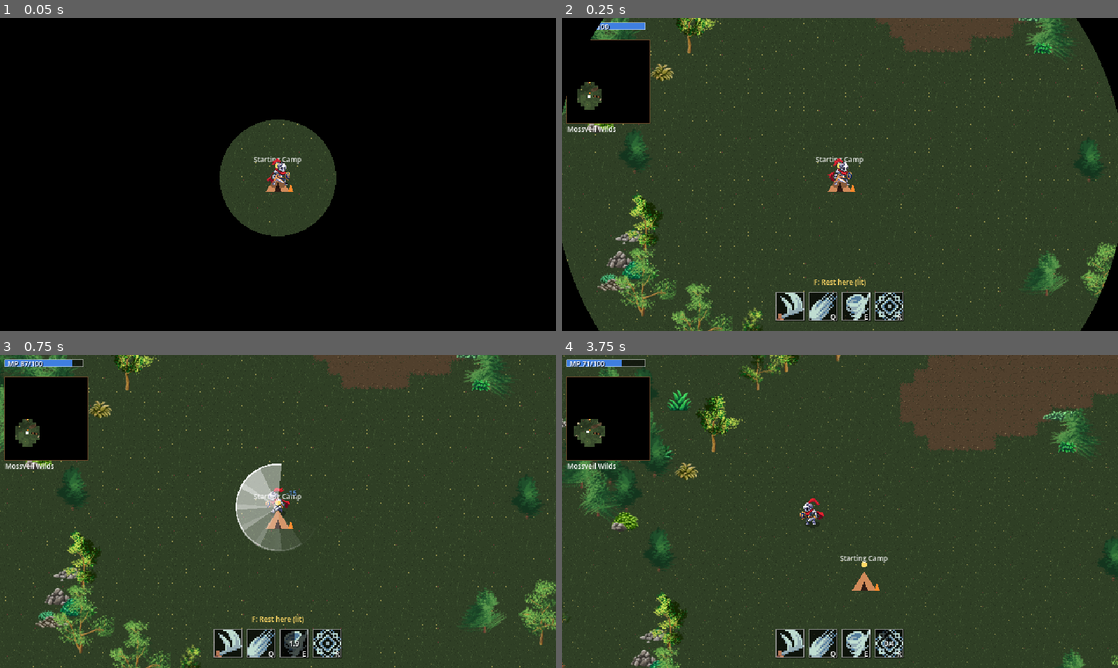
Above: before the commit, frames 1-4 (two rows, left to right).
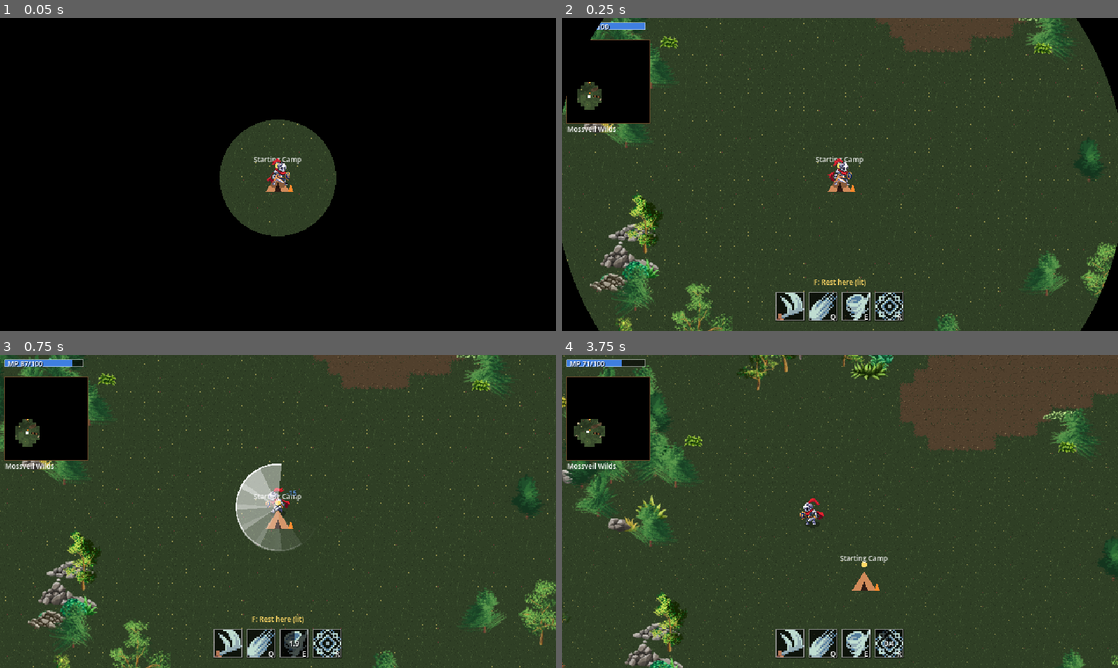
Above: after the commit, the same moments.

Repository: boki-io/game
Game: Godot game, scene res://scenes/overworld.tscn
Two runs of this game, one before a commit and one after it. Both use one fixed random seed, a clock stepped at 60 frames per second and the inputs below. This scene is started directly instead of the project's main scene.
Inputs (mouse positions are in pixels of both pictures, inside the frame that each line leads up to):
- Up to frame 1 (0.05 s): no input
- Up to frame 2 (0.25 s): no input
- Up to frame 3 (0.75 s): tap Enter (hub_confirm) at 0.5 s; move the mouse to (250, 574) at 0.52 s; hold W (move_up) from 0.53 s (still down); tap E (ability_e) at 0.6 s; click (250, 574) at 0.67 s
- Up to frame 4 (3.75 s): move the mouse to (1006, 558) at 1.27 s; tap Q (ability_q) at 1.35 s; move the mouse to (673, 464) at 2.02 s; release W (move_up) at 2.03 s; hold A (hub_left) 2.03-3.53 s; tap R (ability_r) at 2.1 s; move the mouse to (867, 511) at 2.77 s; tap Enter (hub_confirm) at 2.85 s; click (867, 511) at 2.92 s; move the mouse to (756, 433) at 3.52 s; hold S (move_down) from 3.53 s (still down); hold I (hub_info) from 3.53 s (still down)

Frame 1 is identical in both runs. In frame 2, 3.2% of the frame differs, in the area x 0-89%, y 0-100%; in frame 3, 3.4%; in frame 4, 5.2%, in the area x 0-93%, y 0-100%.

Commit message:
Nature props: bigger rocks, denser woods, shrub palette, docs and build notes
Co-Authored-By: Claude Sonnet 5.5 <noreply@anthropic.com>

Diff:
--- a/content/overworld/nature/mossy_hollow.tres
+++ b/content/overworld/nature/mossy_hollow.tres
@@ -10,7 +10,7 @@
 wood_chance = 1.5
 wood_trees = Vector2i(5, 12)
 wood_radius_tiles = Vector2i(3, 6)
-tree_spacing_px = 28.0
+tree_spacing_px = 22.0
 centre_bias = 1.5
 wood_throws_per_tree = 14
 wood_shrubs = Vector2i(2, 6)
@@ -47,9 +47,9 @@
 path_shrub_chance = 1.0
 path_shrub_reach_tiles = 3
 shrub_colours = {
-"green": 0.62,
+"green": 0.3,
 "yellow": 0.05,
-"yellowish": 0.33
+"yellowish": 0.65
 }
 path_clear_tiles = 2
 wall_clear_tiles = 2
--- a/content/overworld/nature/sprites.json
+++ b/content/overworld/nature/sprites.json
@@ -1,5 +1,5 @@
 {
-"scales": {"trees": 0.4, "rocks": 0.5, "shrubs": 0.7},
+"scales": {"trees": 0.4, "rocks": 0.7, "shrubs": 0.7},
 "trees": [
 {"id": "tree_00", "region": [1, 1, 76, 86], "anchor": [36, 85], "tags": ["autumn", "yellow", "tall"]},
 {"id": "tree_01", "region": [78, 1, 73, 76], "anchor": [26, 75], "tags": ["green", "tall"]},
@@ -41,96 +41,96 @@
 {"id": "tree_37", "region": [125, 315, 35, 55], "anchor": [18, 54], "tags": ["autumn", "red", "short"]}
 ],
 "rocks": [
-{"id": "rock_grey_r01", "region": [1, 1, 20, 10], "anchor": [10, 9], "tags": ["small"]},
-{"id": "rock_grey_r02", "region": [22, 1, 31, 17], "anchor": [16, 16], "tags": ["big"]},
-{"id": "rock_grey_r03", "region": [54, 1, 26, 13], "anchor": [13, 12], "tags": ["small", "pile_pebbles"]},
-{"id": "rock_grey_r04", "region": [81, 1, 38, 20], "anchor": [19, 19], "tags": ["big"]},
-{"id": "rock_grey_r05", "region": [120, 1, 16, 12], "anchor": [8, 11], "tags": ["pebbles"]},
-{"id": "rock_grey_r06", "region": [137, 1, 25, 20], "anchor": [12, 19], "tags": ["small"]},
-{"id": "rock_grey_r07", "region": [163, 1, 20, 12], "anchor": [10, 11], "tags": ["small"]},
-{"id": "rock_grey_r08", "region": [184, 1, 34, 20], "anchor": [16, 19], "tags": ["big"]},
-{"id": "rock_grey_r09", "region": [219, 1, 18, 10], "anchor": [9, 9], "tags": ["pebbles"]},
-{"id": "rock_grey_r10", "region": [238, 1, 26, 15], "anchor": [13, 14], "tags": ["small"]},
-{"id": "rock_grey_r11", "region": [265, 1, 23, 12], "anchor": [12, 11], "tags": ["small"]},
-{"id": "rock_grey_r12", "region": [289, 1, 37, 20], "anchor": [18, 19], "tags": ["big"]},
-{"id": "rock_grey_r13", "region": [327, 1, 20, 10], "anchor": [10, 9], "tags": ["pebbles"]},
-{"id": "rock_grey_r14", "region": [348, 1, 35, 19], "anchor": [18, 18], "tags": ["big"]},
-{"id": "rock_grey_r15", "region": [384, 1, 16, 11], "anchor": [8, 10], "tags": ["pebbles"]},
-{"id": "rock_grey_r16", "region": [401, 1, 30, 20], "anchor": [15, 19], "tags": ["big"]},
-{"id": "rock_grey_r17", "region": [432, 1, 18, 10], "anchor": [8, 9], "tags": ["pebbles", "pile_pebbles"]},
-{"id": "rock_grey_r18", "region": [451, 1, 25, 14], "anchor": [12, 13], "tags": ["small", "pile_pebbles"]},
-{"id": "rock_grey_r19", "region": [477, 1, 18, 10], "anchor": [8, 9], "tags": ["pebbles", "pile_pebbles"]},
-{"id": "rock_grey_r20", "region": [1, 22, 29, 16], "anchor": [14, 15], "tags": ["big"]},
-{"id": "rock_grey_r21", "region": [31, 22, 17, 10], "anchor": [8, 9], "tags": ["pebbles", "pile_pebbles"]},
-{"id": "rock_grey_r22", "region": [49, 22, 24, 14], "anchor": [12, 13], "tags": ["small", "pile_pebbles"]},
-{"id": "rock_grey_r23", "region": [74, 22, 28, 11], "anchor": [14, 10], "tags": ["big", "pile_pebbles"]},
-{"id": "rock_grey_r24", "region": [103, 22, 38, 16], "anchor": [19, 15], "tags": ["big", "pile_pebbles"]},
-{"id": "rock_grey_r25", "region": [142, 22, 17, 10], "anchor": [8, 9], "tags": ["pebbles", "pile_pebbles"]},
-{"id": "rock_grey_r26", "region": [160, 22, 21, 12], "anchor": [10, 11], "tags": ["small", "pile_pebbles"]},
-{"id": "rock_grey_r27", "region": [182, 22, 28, 14], "anchor": [14, 13], "tags": ["big", "pile_pebbles"]},
-{"id": "rock_grey_r28", "region": [211, 22, 32, 16], "anchor": [16, 15], "tags": ["big", "pile_pebbles"]},
-{"id": "rock_grey_r29", "region": [244, 22, 18, 10], "anchor": [9, 9], "tags": ["pebbles"]},
-{"id": "rock_grey_r30", "region": [263, 22, 26, 14], "anchor": [13, 13], "tags": ["small", "pile_pebbles"]},
-{"id": "rock_warm_r01", "region": [290, 22, 20, 10], "anchor": [10, 9], "tags": ["small"]},
-{"id": "rock_warm_r02", "region": [311, 22, 31, 17], "anchor": [16, 16], "tags": ["big"]},
-{"id": "rock_warm_r03", "region": [343, 22, 26, 13], "anchor": [13, 12], "tags": ["small", "pile_pebbles"]},
-{"id": "rock_warm_r04", "region": [370, 22, 38, 20], "anchor": [19, 19], "tags": ["big"]},
-{"id": "rock_warm_r05", "region": [409, 22, 16, 12], "anchor": [8, 11], "tags": ["pebbles"]},
-{"id": "rock_warm_r06", "region": [426, 22, 25, 20], "anchor": [12, 19], "tags": ["small"]},
-{"id": "rock_warm_r07", "region": [452, 22, 20, 12], "anchor": [10, 11], "tags": ["small"]},
-{"id": "rock_warm_r08", "region": [473, 22, 34, 20], "anchor": [16, 19], "tags": ["big"]},
-{"id": "rock_warm_r09", "region": [1, 43, 18, 10], "anchor": [9, 9], "tags": ["pebbles"]},
-{"id": "rock_warm_r10", "region": [20, 43, 26, 15], "anchor": [13, 14], "tags": ["small"]},
-{"id": "rock_warm_r11", "region": [47, 43, 23, 12], "anchor": [12, 11], "tags": ["small"]},
-{"id": "rock_warm_r12", "region": [71, 43, 37, 20], "anchor": [18, 19], "tags": ["big"]},
-{"id": "rock_warm_r13", "region": [109, 43, 20, 10], "anchor": [10, 9], "tags": ["pebbles"]},
-{"id": "rock_warm_r14", "region": [130, 43, 35, 19], "anchor": [18, 18], "tags": ["big"]},
-{"id": "rock_warm_r15", "region": [166, 43, 16, 11], "anchor": [8, 10], "tags": ["pebbles"]},
-{"id": "rock_warm_r16", "region": [183, 43, 30, 20], "anchor": [15, 19], "tags": ["big"]},
-{"id": "rock_warm_r17", "region": [214, 43, 18, 10], "anchor": [8, 9], "tags": ["pebbles", "pile_pebbles"]},
-{"id": "rock_warm_r18", "region": [233, 43, 25, 14], "anchor": [12, 13], "tags": ["small", "pile_pebbles"]},
-{"id": "rock_warm_r19", "region": [259, 43, 18, 10], "anchor": [8, 9], "tags": ["pebbles", "pile_pebbles"]},
-{"id": "rock_warm_r20", "region": [278, 43, 29, 16], "anchor": [14, 15], "tags": ["big"]},
-{"id": "rock_warm_r21", "region": [308, 43, 17, 10], "anchor": [8, 9], "tags": ["pebbles", "pile_pebbles"]},
-{"id": "rock_warm_r22", "region": [326, 43, 24, 14], "anchor": [12, 13], "tags": ["small", "pile_pebbles"]},
-{"id": "rock_warm_r23", "region": [351, 43, 28, 11], "anchor": [14, 10], "tags": ["big", "pile_pebbles"]},
-{"id": "rock_warm_r24", "region": [380, 43, 38, 16], "anchor": [19, 15], "tags": ["big", "pile_pebbles"]},
-{"id": "rock_warm_r25", "region": [419, 43, 17, 10], "anchor": [8, 9], "tags": ["pebbles", "pile_pebbles"]},
-{"id": "rock_warm_r26", "region": [437, 43, 21, 12], "anchor": [10, 11], "tags": ["small", "pile_pebbles"]},
-{"id": "rock_warm_r27", "region": [459, 43, 28, 14], "anchor": [14, 13], "tags": ["big", "pile_pebbles"]},
-{"id": "rock_warm_r28", "region": [1, 64, 32, 16], "anchor": [16, 15], "tags": ["big", "pile_pebbles"]},
-{"id": "rock_warm_r29", "region": [34, 64, 18, 10], "anchor": [9, 9], "tags": ["pebbles"]},
-{"id": "rock_warm_r30", "region": [53, 64, 26, 14], "anchor": [13, 13], "tags": ["small", "pile_pebbles"]},
-{"id": "rock_olive_r01", "region": [80, 64, 20, 10], "anchor": [10, 9], "tags": ["small"]},
-{"id": "rock_olive_r02", "region": [101, 64, 31, 17], "anchor": [16, 16], "tags": ["big"]},
-{"id": "rock_olive_r03", "region": [133, 64, 26, 13], "anchor": [13, 12], "tags": ["small", "pile_pebbles"]},
-{"id": "rock_olive_r04", "region": [160, 64, 38, 20], "anchor": [19, 19], "tags": ["big"]},
-{"id": "rock_olive_r05", "region": [199, 64, 16, 12], "anchor": [8, 11], "tags": ["pebbles"]},
-{"id": "rock_olive_r06", "region": [216, 64, 25, 20], "anchor": [12, 19], "tags": ["small"]},
-{"id": "rock_olive_r07", "region": [242, 64, 20, 12], "anchor": [10, 11], "tags": ["small"]},
-{"id": "rock_olive_r08", "region": [263, 64, 34, 20], "anchor": [16, 19], "tags": ["big"]},
-{"id": "rock_olive_r09", "region": [298, 64, 18, 10], "anchor": [9, 9], "tags": ["pebbles"]},
-{"id": "rock_olive_r10", "region": [317, 64, 26, 15], "anchor": [13, 14], "tags": ["small"]},
-{"id": "rock_olive_r11", "region": [344, 64, 23, 12], "anchor": [12, 11], "tags": ["small"]},
-{"id": "rock_olive_r12", "region": [368, 64, 37, 20], "anchor": [18, 19], "tags": ["big"]},
-{"id": "rock_olive_r13", "region": [406, 64, 20, 10], "anchor": [10, 9], "tags": ["pebbles"]},
-{"id": "rock_olive_r14", "region": [427, 64, 35, 19], "anchor": [18, 18], "tags": ["big"]},
-{"id": "rock_olive_r15", "region": [463, 64, 16, 11], "anchor": [8, 10], "tags": ["pebbles"]},
-{"id": "rock_olive_r16", "region": [480, 64, 30, 20], "anchor": [15, 19], "tags": ["big"]},
-{"id": "rock_olive_r17", "region": [1, 85, 18, 10], "anchor": [8, 9], "tags": ["pebbles", "pile_pebbles"]},
-{"id": "rock_olive_r18", "region": [20, 85, 25, 14], "anchor": [12, 13], "tags": ["small", "pile_pebbles"]},
-{"id": "rock_olive_r19", "region": [46, 85, 18, 10], "anchor": [8, 9], "tags": ["pebbles", "pile_pebbles"]},
-{"id": "rock_olive_r20", "region": [65, 85, 29, 16], "anchor": [14, 15], "tags": ["big"]},
-{"id": "rock_olive_r21", "region": [95, 85, 17, 10], "anchor": [8, 9], "tags": ["pebbles", "pile_pebbles"]},
-{"id": "rock_olive_r22", "region": [113, 85, 24, 14], "anchor": [12, 13], "tags": ["small", "pile_pebbles"]},
-{"id": "rock_olive_r23", "region": [138, 85, 28, 11], "anchor": [14, 10], "tags": ["big", "pile_pebbles"]},
-{"id": "rock_olive_r24", "region": [167, 85, 38, 16], "anchor": [19, 15], "tags": ["big", "pile_pebbles"]},
-{"id": "rock_olive_r25", "region": [206, 85, 17, 10], "anchor": [8, 9], "tags": ["pebbles", "pile_pebbles"]},
-{"id": "rock_olive_r26", "region": [224, 85, 21, 12], "anchor": [10, 11], "tags": ["small", "pile_pebbles"]},
-{"id": "rock_olive_r27", "region": [246, 85, 28, 14], "anchor": [14, 13], "tags": ["big", "pile_pebbles"]},
-{"id": "rock_olive_r28", "region": [275, 85, 32, 16], "anchor": [16, 15], "tags": ["big", "pile_pebbles"]},
-{"id": "rock_olive_r29", "region": [308, 85, 18, 10], "anchor": [9, 9], "tags": ["pebbles"]},
-{"id": "rock_olive_r30", "region": [327, 85, 26, 14], "anchor": [13, 13], "tags": ["small", "pile_pebbles"]}
+{"id": "rock_grey_r01", "region": [1, 1, 29, 14], "anchor": [14, 13], "tags": ["small"]},
+{"id": "rock_grey_r02", "region": [31, 1, 43, 24], "anchor": [22, 23], "tags": ["big"]},
+{"id": "rock_grey_r03", "region": [75, 1, 36, 18], "anchor": [18, 17], "tags": ["small", "pile_pebbles"]},
+{"id": "rock_grey_r04", "region": [112, 1, 53, 28], "anchor": [27, 27], "tags": ["big"]},
+{"id": "rock_grey_r05", "region": [166, 1, 22, 18], "anchor": [11, 17], "tags": ["pebbles"]},
+{"id": "rock_grey_r06", "region": [189, 1, 35, 27], "anchor": [18, 26], "tags": ["small"]},
+{"id": "rock_grey_r07", "region": [225, 1, 28, 16], "anchor": [14, 15], "tags": ["small"]},
+{"id": "rock_grey_r08", "region": [254, 1, 47, 27], "anchor": [23, 26], "tags": ["big"]},
+{"id": "rock_grey_r09", "region": [302, 1, 26, 15], "anchor": [13, 14], "tags": ["pebbles"]},
+{"id": "rock_grey_r10", "region": [329, 1, 36, 21], "anchor": [18, 20], "tags": ["small"]},
+{"id": "rock_grey_r11", "region": [366, 1, 32, 18], "anchor": [16, 17], "tags": ["small"]},
+{"id": "rock_grey_r12", "region": [399, 1, 52, 29], "anchor": [26, 28], "tags": ["big"]},
+{"id": "rock_grey_r13", "region": [452, 1, 27, 15], "anchor": [13, 14], "tags": ["pebbles"]},
+{"id": "rock_grey_r14", "region": [1, 31, 49, 27], "anchor": [24, 26], "tags": ["big"]},
+{"id": "rock_grey_r15", "region": [51, 31, 23, 15], "anchor": [11, 14], "tags": ["pebbles"]},
+{"id": "rock_grey_r16", "region": [75, 31, 42, 28], "anchor": [21, 27], "tags": ["big"]},
+{"id": "rock_grey_r17", "region": [118, 31, 24, 14], "anchor": [12, 13], "tags": ["pebbles", "pile_pebbles"]},
+{"id": "rock_grey_r18", "region": [143, 31, 35, 20], "anchor": [18, 19], "tags": ["small", "pile_pebbles"]},
+{"id": "rock_grey_r19", "region": [179, 31, 24, 13], "anchor": [12, 12], "tags": ["pebbles", "pile_pebbles"]},
+{"id": "rock_grey_r20", "region": [204, 31, 41, 23], "anchor": [20, 22], "tags": ["big"]},
+{"id": "rock_grey_r21", "region": [246, 31, 24, 14], "anchor": [12, 13], "tags": ["pebbles", "pile_pebbles"]},
+{"id": "rock_grey_r22", "region": [271, 31, 33, 20], "anchor": [16, 19], "tags": ["small", "pile_pebbles"]},
+{"id": "rock_grey_r23", "region": [305, 31, 39, 15], "anchor": [20, 14], "tags": ["big", "pile_pebbles"]},
+{"id": "rock_grey_r24", "region": [345, 31, 54, 23], "anchor": [27, 22], "tags": ["big", "pile_pebbles"]},
+{"id": "rock_grey_r25", "region": [400, 31, 24, 15], "anchor": [12, 14], "tags": ["pebbles", "pile_pebbles"]},
+{"id": "rock_grey_r26", "region": [425, 31, 29, 18], "anchor": [15, 17], "tags": ["small", "pile_pebbles"]},
+{"id": "rock_grey_r27", "region": [455, 31, 38, 20], "anchor": [19, 19], "tags": ["big", "pile_pebbles"]},
+{"id": "rock_grey_r28", "region": [1, 60, 44, 23], "anchor": [22, 22], "tags": ["big", "pile_pebbles"]},
+{"id": "rock_grey_r29", "region": [46, 60, 26, 15], "anchor": [13, 14], "tags": ["pebbles"]},
+{"id": "rock_grey_r30", "region": [73, 60, 37, 19], "anchor": [18, 18], "tags": ["small", "pile_pebbles"]},
+{"id": "rock_warm_r01", "region": [111, 60, 29, 14], "anchor": [14, 13], "tags": ["small"]},
+{"id": "rock_warm_r02", "region": [141, 60, 43, 24], "anchor": [22, 23], "tags": ["big"]},
+{"id": "rock_warm_r03", "region": [185, 60, 36, 18], "anchor": [18, 17], "tags": ["small", "pile_pebbles"]},
+{"id": "rock_warm_r04", "region": [222, 60, 53, 28], "anchor": [27, 27], "tags": ["big"]},
+{"id": "rock_warm_r05", "region": [276, 60, 22, 18], "anchor": [11, 17], "tags": ["pebbles"]},
+{"id": "rock_warm_r06", "region": [299, 60, 35, 27], "anchor": [18, 26], "tags": ["small"]},
+{"id": "rock_warm_r07", "region": [335, 60, 28, 16], "anchor": [14, 15], "tags": ["small"]},
+{"id": "rock_warm_r08", "region": [364, 60, 47, 27], "anchor": [23, 26], "tags": ["big"]},
+{"id": "rock_warm_r09", "region": [412, 60, 26, 15], "anchor": [13, 14], "tags": ["pebbles"]},
+{"id": "rock_warm_r10", "region": [439, 60, 36, 21], "anchor": [18, 20], "tags": ["small"]},
+{"id": "rock_warm_r11", "region": [476, 60, 32, 18], "anchor": [16, 17], "tags": ["small"]},
+{"id": "rock_warm_r12", "region": [1, 89, 52, 29], "anchor": [26, 28], "tags": ["big"]},
+{"id": "rock_warm_r13", "region": [54, 89, 27, 15], "anchor": [13, 14], "tags": ["pebbles"]},
+{"id": "rock_warm_r14", "region": [82, 89, 49, 27], "anchor": [24, 26], "tags": ["big"]},
+{"id": "rock_warm_r15", "region": [132, 89, 23, 15], "anchor": [11, 14], "tags": ["pebbles"]},
+{"id": "rock_warm_r16", "region": [156, 89, 42, 28], "anchor": [21, 27], "tags": ["big"]},
+{"id": "rock_warm_r17", "region": [199, 89, 24, 14], "anchor": [12, 13], "tags": ["pebbles", "pile_pebbles"]},
+{"id": "rock_warm_r18", "region": [224, 89, 35, 20], "anchor": [18, 19], "tags": ["small", "pile_pebbles"]},
+{"id": "rock_warm_r19", "region": [260, 89, 24, 13], "anchor": [12, 12], "tags": ["pebbles", "pile_pebbles"]},
+{"id": "rock_warm_r20", "region": [285, 89, 41, 23], "anchor": [20, 22], "tags": ["big"]},
+{"id": "rock_warm_r21", "region": [327, 89, 24, 14], "anchor": [12, 13], "tags": ["pebbles", "pile_pebbles"]},
+{"id": "rock_warm_r22", "region": [352, 89, 33, 20], "anchor": [16, 19], "tags": ["small", "pile_pebbles"]},
+{"id": "rock_warm_r23", "region": [386, 89, 39, 15], "anchor": [20, 14], "tags": ["big", "pile_pebbles"]},
+{"id": "rock_warm_r24", "region": [426, 89, 54, 23], "anchor": [27, 22], "tags": ["big", "pile_pebbles"]},
+{"id": "rock_warm_r25", "region": [481, 89, 24, 15], "anchor": [12, 14], "tags": ["pebbles", "pile_pebbles"]},
+{"id": "rock_warm_r26", "region": [1, 119, 29, 18], "anchor": [15, 17], "tags": ["small", "pile_pebbles"]},
+{"id": "rock_warm_r27", "region": [31, 119, 38, 20], "anchor": [19, 19], "tags": ["big", "pile_pebbles"]},
+{"id": "rock_warm_r28", "region": [70, 119, 44, 23], "anchor": [22, 22], "tags": ["big", "pile_pebbles"]},
+{"id": "rock_warm_r29", "region": [115, 119, 26, 15], "anchor": [13, 14], "tags": ["pebbles"]},
+{"id": "rock_warm_r30", "region": [142, 119, 37, 19], "anchor": [18, 18], "tags": ["small", "pile_pebbles"]},
+{"id": "rock_olive_r01", "region": [180, 119, 29, 14], "anchor": [14, 13], "tags": ["small"]},
+{"id": "rock_olive_r02", "region": [210, 119, 43, 24], "anchor": [22, 23], "tags": ["big"]},
+{"id": "rock_olive_r03", "region": [254, 119, 36, 18], "anchor": [18, 17], "tags": ["small", "pile_pebbles"]},
+{"id": "rock_olive_r04", "region": [291, 119, 53, 28], "anchor": [27, 27], "tags": ["big"]},
+{"id": "rock_olive_r05", "region": [345, 119, 22, 18], "anchor": [11, 17], "tags": ["pebbles"]},
+{"id": "rock_olive_r06", "region": [368, 119, 35, 27], "anchor": [18, 26], "tags": ["small"]},
+{"id": "rock_olive_r07", "region": [404, 119, 28, 16], "anchor": [14, 15], "tags": ["small"]},
+{"id": "rock_olive_r08", "region": [433, 119, 47, 27], "anchor": [23, 26], "tags": ["big"]},
+{"id": "rock_olive_r09", "region": [481, 119, 26, 15], "anchor": [13, 14], "tags": ["pebbles"]},
+{"id": "rock_olive_r10", "region": [1, 148, 36, 21], "anchor": [18, 20], "tags": ["small"]},
+{"id": "rock_olive_r11", "region": [38, 148, 32, 18], "anchor": [16, 17], "tags": ["small"]},
+{"id": "rock_olive_r12", "region": [71, 148, 52, 29], "anchor": [26, 28], "tags": ["big"]},
+{"id": "rock_olive_r13", "region": [124, 148, 27, 15], "anchor": [13, 14], "tags": ["pebbles"]},
+{"id": "rock_olive_r14", "region": [152, 148, 49, 27], "anchor": [24, 26], "tags": ["big"]},
+{"id": "rock_olive_r15", "region": [202, 148, 23, 15], "anchor": [11, 14], "tags": ["pebbles"]},
+{"id": "rock_olive_r16", "region": [226, 148, 42, 28], "anchor": [21, 27], "tags": ["big"]},
+{"id": "rock_olive_r17", "region": [269, 148, 24, 14], "anchor": [12, 13], "tags": ["pebbles", "pile_pebbles"]},
+{"id": "rock_olive_r18", "region": [294, 148, 35, 20], "anchor": [18, 19], "tags": ["small", "pile_pebbles"]},
+{"id": "rock_olive_r19", "region": [330, 148, 24, 13], "anchor": [12, 12], "tags": ["pebbles", "pile_pebbles"]},
+{"id": "rock_olive_r20", "region": [355, 148, 41, 23], "anchor": [20, 22], "tags": ["big"]},
+{"id": "rock_olive_r21", "region": [397, 148, 24, 14], "anchor": [12, 13], "tags": ["pebbles", "pile_pebbles"]},
+{"id": "rock_olive_r22", "region": [422, 148, 33, 20], "anchor": [16, 19], "tags": ["small", "pile_pebbles"]},
+{"id": "rock_olive_r23", "region": [456, 148, 39, 15], "anchor": [20, 14], "tags": ["big", "pile_pebbles"]},
+{"id": "rock_olive_r24", "region": [1, 178, 54, 23], "anchor": [27, 22], "tags": ["big", "pile_pebbles"]},
+{"id": "rock_olive_r25", "region": [56, 178, 24, 15], "anchor": [12, 14], "tags": ["pebbles", "pile_pebbles"]},
+{"id": "rock_olive_r26", "region": [81, 178, 29, 18], "anchor": [15, 17], "tags": ["small", "pile_pebbles"]},
+{"id": "rock_olive_r27", "region": [111, 178, 38, 20], "anchor": [19, 19], "tags": ["big", "pile_pebbles"]},
+{"id": "rock_olive_r28", "region": [150, 178, 44, 23], "anchor": [22, 22], "tags": ["big", "pile_pebbles"]},
+{"id": "rock_olive_r29", "region": [195, 178, 26, 15], "anchor": [13, 14], "tags": ["pebbles"]},
+{"id": "rock_olive_r30", "region": [222, 178, 37, 19], "anchor": [18, 18], "tags": ["small", "pile_pebbles"]}
 ],
 "shrubs": [
 {"id": "shrub_green_01", "region": [1, 1, 46, 22], "anchor": [22, 21], "tags": ["wide", "green"]},
Binary file changed: assets/nature/rocks.png
Not shown, added: tests/overworld/nature_props.gd.uid
Not shown, changed: docs/spec-1.7.md
